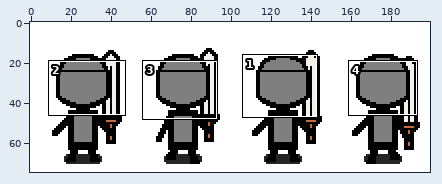
Sprite sheet: resources/art/player_fighter_amuna_up_female.png. Above, an overview of the earlier version with the close-up marked.
Close-up. Before the edit:
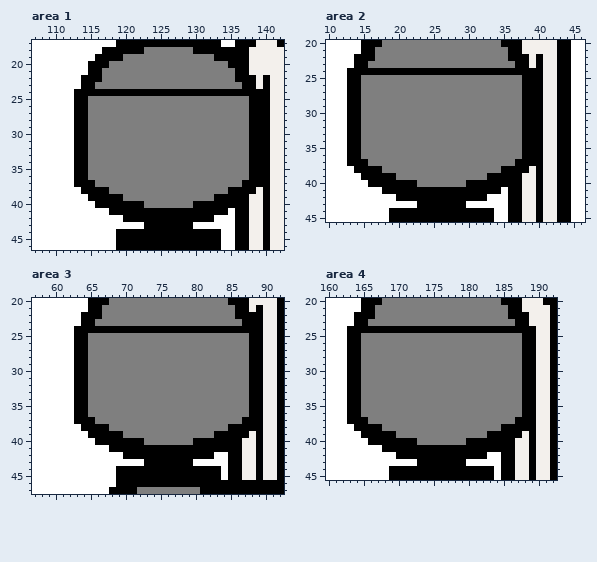
The file is 200x75 pixels. Shown: area 1: x 107..142, y 17..46; area 2: x 10..46, y 20..45; area 3: x 57..92, y 20..47; area 4: x 160..192, y 20..45.
After the commit:
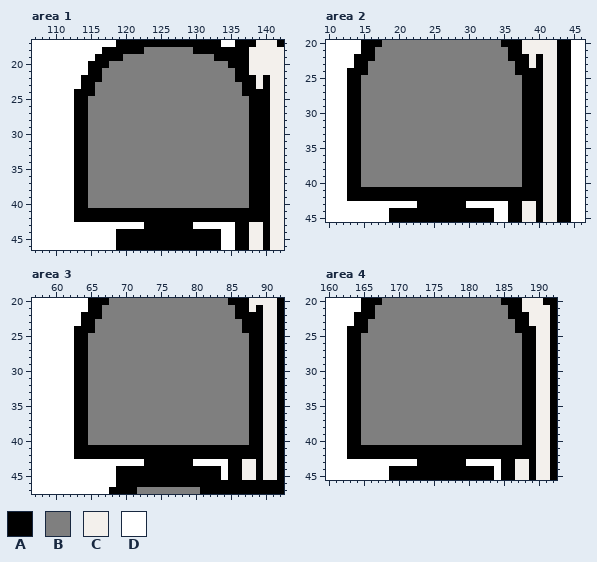
Palette (. is transparent): A #000000  B #7f7f7f  C #f3f0ec  D #ffffff
Message: Added female Amuna basic (non-skill) battle sprites for combat and npc interactions.
What changed:
Changed rows in their new state; - is an unchanged pixel.
Area 1:
first column x 116:
24 BBBBBBBBBBBBBBBBBBBBB
first column x 113:
37 --B---------------------B--
38 A-BBB-----------------BBB-A
39 AABBBBB-------------BBBBBAA
40 AABBBBBBBB-------BBBBBBBBAA
41 AAAAA-----------------A--AA
42 AAAAAAA-------------AAA--AA
Area 2:
first column x 16:
24 BBBBBBBBBBBBBBBBBBBBB
first column x 13:
37 --B---------------------B--
38 A-BBB-----------------BBB-A
39 AABBBBB-------------BBBBBAA
40 AABBBBBBBB-------BBBBBBBBAA
41 AAAAA-----------------A--AA
42 AAAAAAA-------------AAA--AA
Area 3:
first column x 66:
24 BBBBBBBBBBBBBBBBBBBBB
first column x 63:
37 --B---------------------B-
38 A-BBB-----------------BBB-
39 AABBBBB-------------BBBBBA
40 AABBBBBBBB-------BBBBBBBBA
41 AAAAA-------------------AA
42 AAAAAAA-------------AA--AA
Area 4:
first column x 166:
24 BBBBBBBBBBBBBBBBBBBBB
first column x 163:
37 --B---------------------B-
38 A-BBB-----------------BBB-
39 AABBBBB-------------BBBBBA
40 AABBBBBBBB-------BBBBBBBBA
41 AAAAA-------------------AA
42 AAAAAAA-------------AA--AA
